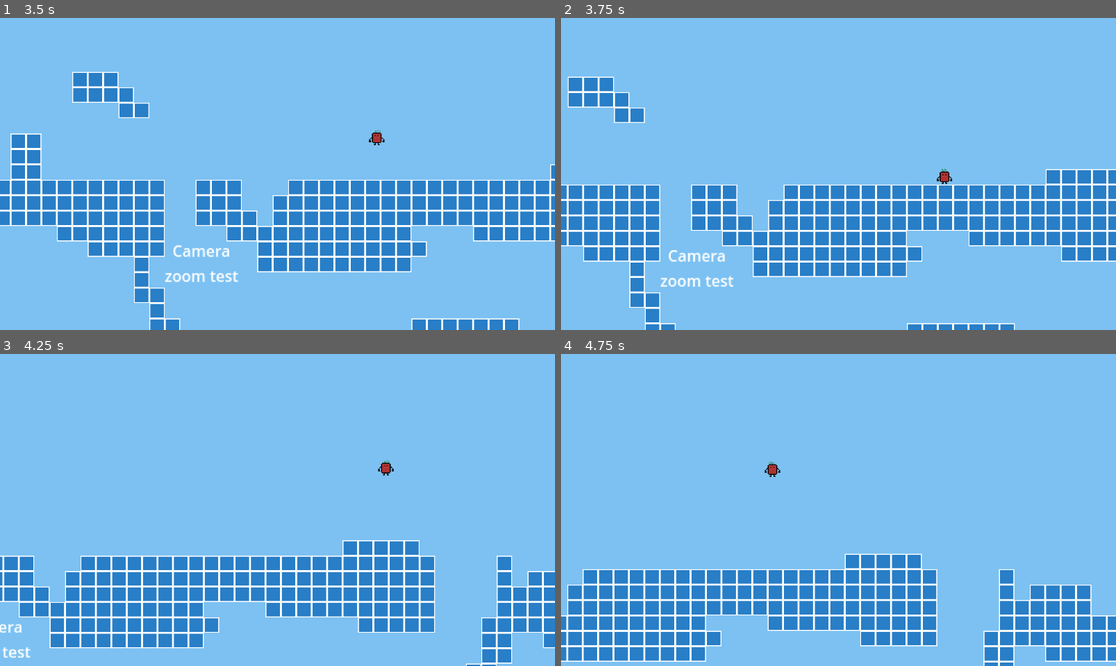
Above: before the commit, frames 1-4 (two rows, left to right).
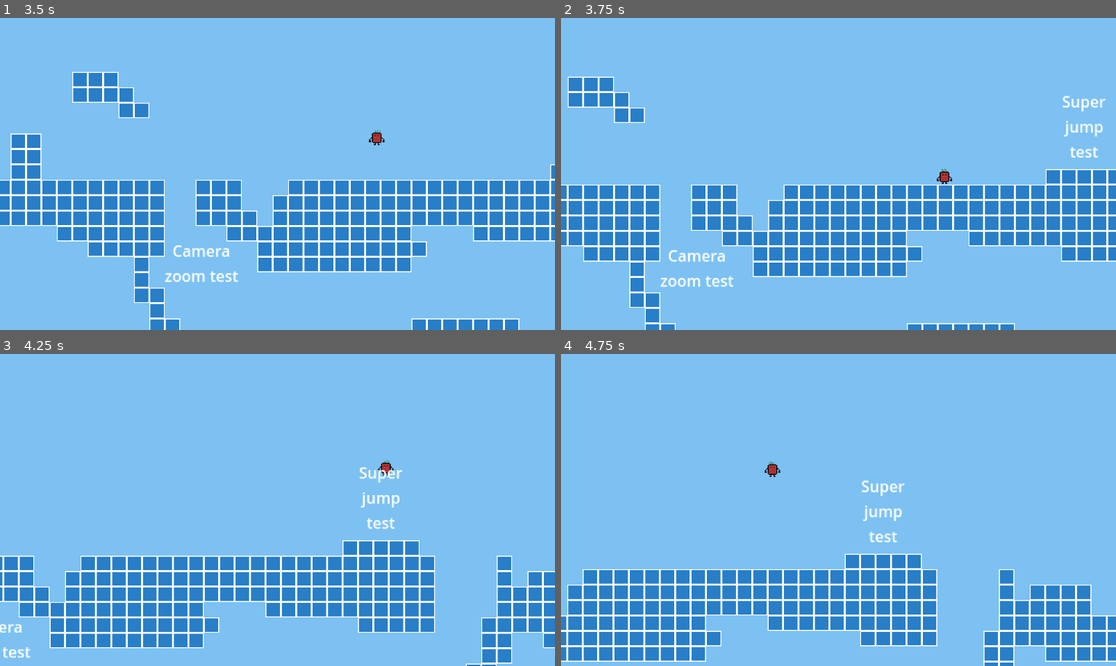
Above: after the commit, the same moments.

Repository: filipizydorczyk/godot-tests
Game: Godot game, scene res://Tests/MovementTest.tscn
Same seed, same stepped clock (60 frames per second), same inputs: the game is played once before the commit and once after it.
Inputs:
- Up to frame 1 (3.5 s): tap Enter (ui_accept) at 0.5, 0.77, 1.52, 3.02 s; hold Right (ui_right) 0.53-2.03 s; hold Left (ui_left) 2.03-2.78 s; hold Right (ui_right) from 2.78 s (still down)
- Up to frame 2 (3.75 s): keep holding Right (ui_right)
- Up to frame 3 (4.25 s): keep holding Right (ui_right); tap Enter (ui_accept) at 3.77 s
- Up to frame 4 (4.75 s): release Right (ui_right) at 4.28 s; hold Left (ui_left) from 4.28 s (still down); tap Enter (ui_accept) at 4.52 s

Frame 1 is identical in both runs. In frame 2, 0.4% of the frame differs, in the area x 90-99%, y 24-45%; in frame 3, 0.4%; in frame 4, 0.4%, in the area x 54-62%, y 40-61%.

Commit message:
dev: added super jump

Diff:
--- a/Scripts/Camera.gd
+++ b/Scripts/Camera.gd
@@ -9,7 +9,8 @@
 		self.zoom = lerp(self.zoom, target_zoom, 0.05)
 
 func _on_zoomed_camera_area_body_entered(body):
-	target_zoom = Vector2(4, 4)
+	if(body.name == "Player"):
+		target_zoom = Vector2(4, 4)
 
 
 func _on_zoomed_camera_area_body_exited(body):
--- a/Scripts/Player.gd
+++ b/Scripts/Player.gd
@@ -6,24 +6,20 @@
 
 @onready var animation: AnimatedSprite2D = $AnimatedSprite2D
 
-# Get the gravity from the project settings to be synced with RigidBody nodes.
 var gravity = ProjectSettings.get_setting("physics/2d/default_gravity")
 var jumps = 2
 
 func _physics_process(delta):
-		# Add the gravity.
+
 	if not is_on_floor():
 		velocity.y += gravity * delta
 	else:
 		jumps = 2
 
-	# Handle Jump.
 	if Input.is_action_just_pressed("ui_accept") and jumps > 0:
 		velocity.y = JUMP_VELOCITY
 		jumps -= 1
 
-	# Get the input direction and handle the movement/deceleration.
-	# As good practice, you should replace UI actions with custom gameplay actions.
 	var direction = Input.get_axis("ui_left", "ui_right")
 
 	if direction:
@@ -33,3 +29,7 @@
 		velocity.x = move_toward(velocity.x, 0, SPEED)
 
 	move_and_slide()
+
+
+func _on_high_jump_area_body_entered(body):
+	velocity.y = JUMP_VELOCITY * 2
--- a/Tests/MovementTest.tscn
+++ b/Tests/MovementTest.tscn
@@ -18,6 +18,9 @@
 
 [sub_resource type="RectangleShape2D" id="RectangleShape2D_xmbg0"]
 size = Vector2(96, 159)
+
+[sub_resource type="RectangleShape2D" id="RectangleShape2D_4j6vq"]
+size = Vector2(63, 9)
 
 [node name="TestLevel" type="Node2D"]
 
@@ -50,7 +53,6 @@
 remote_path = NodePath("../../Camera2D")
 
 [node name="ZoomedCameraArea" type="Area2D" parent="."]
-monitorable = false
 
 [node name="CollisionShape2D" type="CollisionShape2D" parent="ZoomedCameraArea"]
 position = Vector2(320, 80.5)
@@ -65,5 +67,22 @@
 zoom test"
 horizontal_alignment = 1
 
+[node name="HighJumpArea" type="Area2D" parent="."]
+
+[node name="CollisionShape2D" type="CollisionShape2D" parent="HighJumpArea"]
+position = Vector2(728.5, -21.5)
+shape = SubResource("RectangleShape2D_4j6vq")
+
+[node name="Label" type="Label" parent="HighJumpArea"]
+offset_left = 693.0
+offset_top = -98.0
+offset_right = 763.0
+offset_bottom = -17.0
+text = "Super
+jump
+test"
+horizontal_alignment = 1
+
 [connection signal="body_entered" from="ZoomedCameraArea" to="Camera2D" method="_on_zoomed_camera_area_body_entered"]
 [connection signal="body_exited" from="ZoomedCameraArea" to="Camera2D" method="_on_zoomed_camera_area_body_exited"]
+[connection signal="body_entered" from="HighJumpArea" to="Player" method="_on_high_jump_area_body_entered"]
Not shown: 1 places in Tests/MovementTest.tscn that only renumber resources
